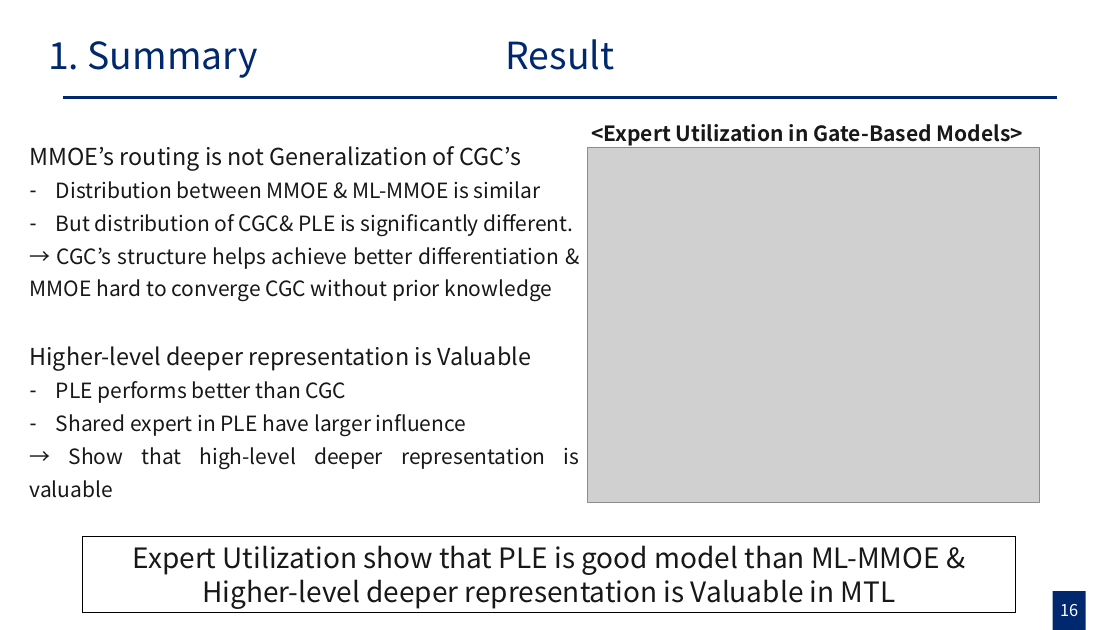
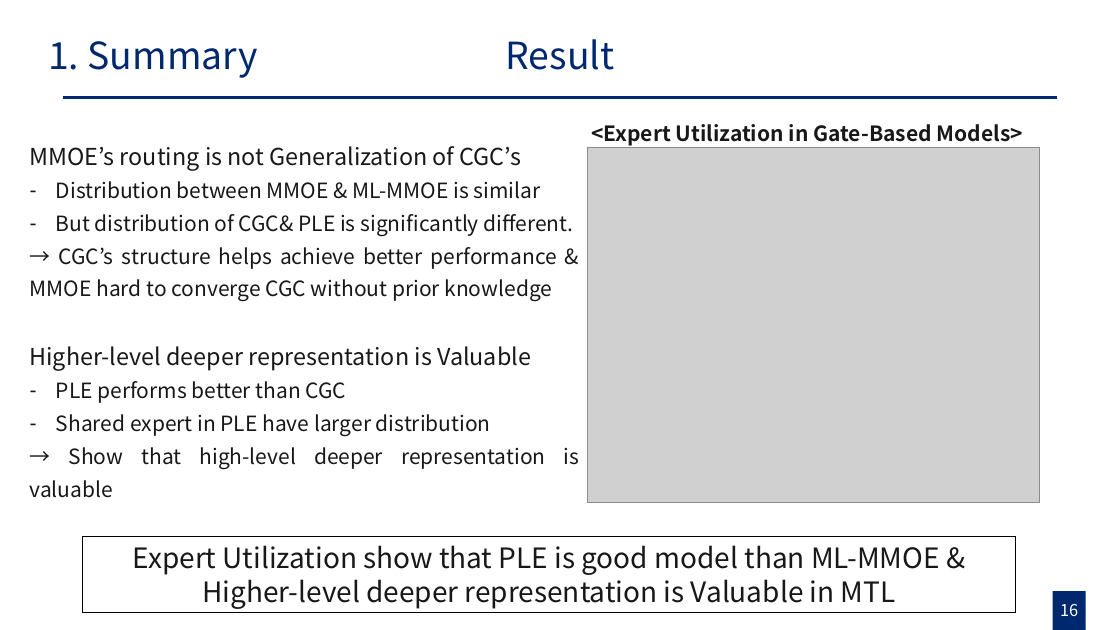
Before and after one commit to gusrn0505/TIL, a slide deck: slide 16 of [PPTPLUG]PP-151/Progressive Layered Extraction Review_20224314_강현구 .pptx. Drawn at 1120x630 pixels with LibreOffice and Linux fonts; fonts in the diff are those of the drawing; grey boxes stand for pictures. Boxes give left, top, right and bottom in pixels: in the first picture for what was removed or moved away, otherwise in the second. Text is boxed around its words. In the diff, an @@ line names an element or a change of style, - is before the commit and + after.

```diff
--- a/[PPTPLUG]PP-151/Progressive Layered Extraction Review_20224314_강현구 .pptx
+++ b/[PPTPLUG]PP-151/Progressive Layered Extraction Review_20224314_강현구 .pptx
@@ text at box(30, 247, 557, 302): text changed @@
-→ CGC’s structure helps achieve better differentiation & MMOE hard to converge CGC without prior knowledge
+→ CGC’s structure helps achieve better performance & MMOE hard to converge CGC without prior knowledge
@@ text at box(56, 414, 491, 436): text changed @@
-– Shared expert in PLE have larger influence
+– Shared expert in PLE have larger distribution
```
Also in this commit, not shown: 6 other slides changed, 1 other file.
